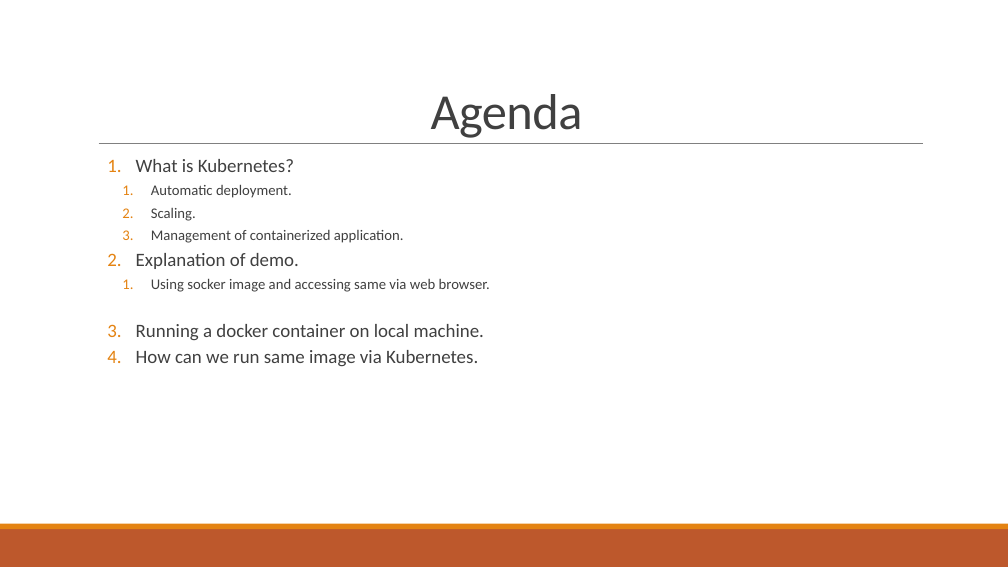
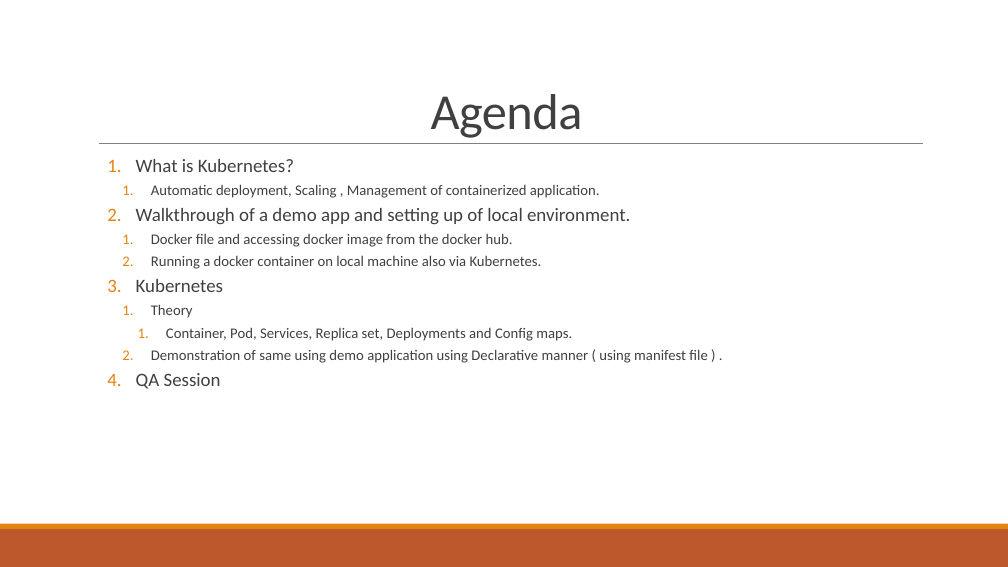
Before and after one commit to talktoamitdhir/kube, a slide deck: slide 2 of Feb_2021_Kubernetes/Kubernetes.pptx. Drawn at 1008x567 pixels with LibreOffice and Linux fonts; fonts in the diff are those of the drawing. Boxes give left, top, right and bottom in pixels: in the first picture for what was removed or moved away, otherwise in the second. Text is boxed around its words. In the diff, an @@ line names an element or a change of style, - is before the commit and + after.

Commit message:
Added more images to the screen shot and updated the PPTX file

```diff
--- a/Feb_2021_Kubernetes/Kubernetes.pptx
+++ b/Feb_2021_Kubernetes/Kubernetes.pptx
@@ text at (136,184,707,389): text changed @@
-    1. Automatic deployment.
-    2. Scaling.
-    3. Management of containerized application.
-  2. Explanation of demo.
-    1. Using socker image and accessing same via web browser.
-  3. Running a docker container on local machine.
-  4. How can we run same image via Kubernetes.
+    1. Automatic deployment, Scaling , Management of containerized application.
+  2. Walkthrough of a demo app and setting up of local environment.
+    1. Docker file and accessing docker image from the docker hub.
+    2. Running a docker container on local machine also via Kubernetes.
+  3. Kubernetes
+    1. Theory
+      1. Container, Pod, Services, Replica set, Deployments and Config maps.
+    2. Demonstration of same using demo application using Declarative manner ( using manifest file ) .
+  4. QA Session
```
Also in this commit, not shown: 4 slides added, 2 slides removed, 3 other files.
